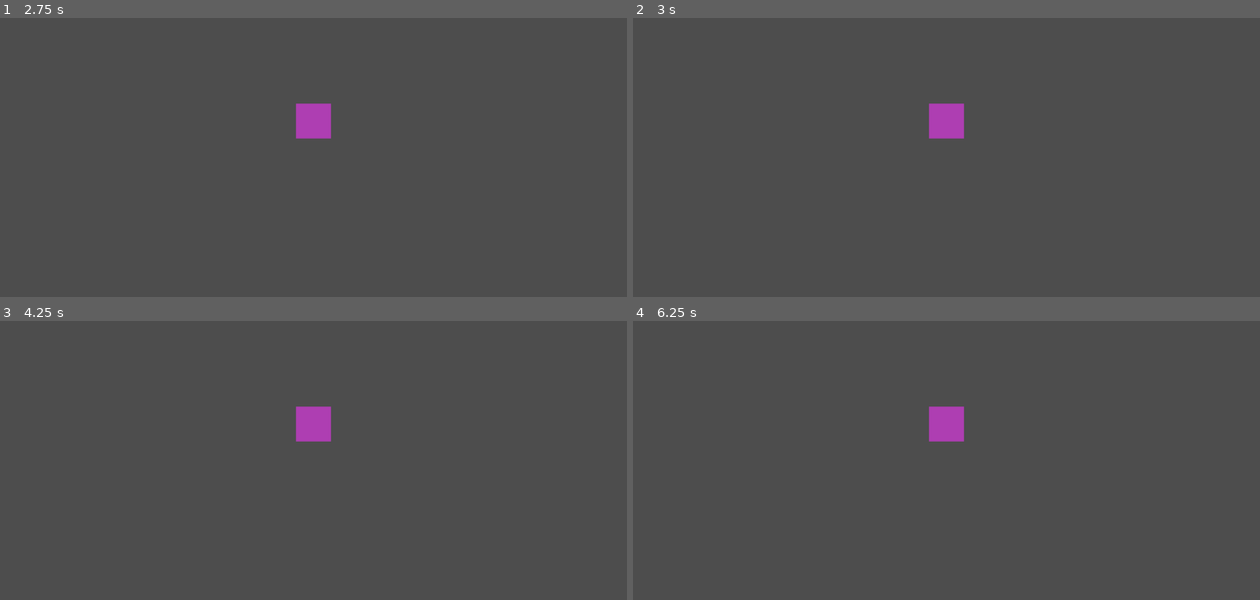
Above: before the commit, frames 1-4 (two rows, left to right).
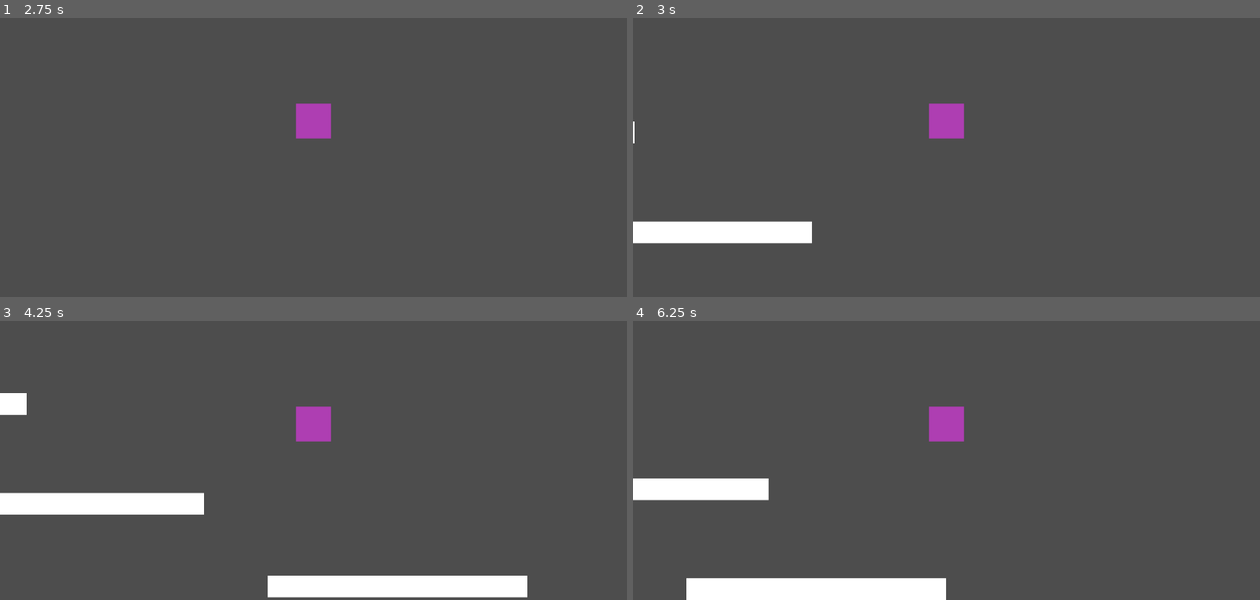
Above: after the commit, the same moments.

Repository: icvara/IMPROGAMEJAM
Game: Godot game, scene res://World/world.tscn
Same seed, same stepped clock (60 frames per second), same inputs: the game is played once before the commit and once after it.
Inputs:
- Up to frame 1 (2.75 s): hold D (right) 0.53-2.03 s; tap Space (jump) at 0.6, 0.77, 1.07, 1.35, 1.52, 1.82, 2.1 s; tap Enter at 2 s; hold A (left) from 2.03 s (still down)
- Up to frame 2 (3 s): tap R (restart, bound only after the commit) at 2.75 s; release A (left) at 2.78 s; hold D (right) from 2.78 s (still down); tap Space (jump) at 2.85 s
- Up to frame 3 (4.25 s): keep holding D (right); tap Space (jump) at 3.02, 3.32, 3.6, 3.77, 4.07 s; tap R (restart, bound only after the commit) at 4.15 s
- Up to frame 4 (6.25 s): release D (right) at 4.28 s; hold A (left) 4.28-5.03 s; tap Space (jump) at 4.35, 4.52, 4.82, 5.1, 5.85, 6.02 s; hold D (right) 5.03-5.78 s; tap R (restart, bound only after the commit) at 5.75 s; hold A (left) from 5.78 s (still down)

Frame 1 is identical in both runs. In frame 2, 2.3% of the frame differs, in the area x 0-29%, y 37-81%; in frame 3, 6.2%, in the area x 0-85%, y 25-100%; in frame 4, 5.0%.

Commit message:
death block start

Diff:
--- a/impro_gamejam/Player/player.gd
+++ b/impro_gamejam/Player/player.gd
@@ -7,7 +7,9 @@
 @export var GRAVITY = 9.8 * 100
 
 
-
+func _input(event):
+	if event.is_action_pressed("restart"):
+		get_tree().reload_current_scene()
 
 func _physics_process(delta: float) -> void:
 	var input_direction = Input.get_axis("left", "right")
--- a/impro_gamejam/Player/player.tscn
+++ b/impro_gamejam/Player/player.tscn
@@ -19,3 +19,16 @@
 shape = SubResource("RectangleShape2D_4ntmi")
 
 [node name="Camera2D" type="Camera2D" parent="."]
+
+[node name="Debugmsg" type="Label" parent="."]
+anchors_preset = 8
+anchor_left = 0.5
+anchor_top = 0.5
+anchor_right = 0.5
+anchor_bottom = 0.5
+offset_left = -15.0
+offset_top = -82.0
+offset_right = 25.0
+offset_bottom = -59.0
+grow_horizontal = 2
+grow_vertical = 2
--- /dev/null
+++ b/impro_gamejam/World/death_zone.gd
@@ -0,0 +1,11 @@
+extends StaticBody2D
+
+
+
+func action(player):
+	player.get_node("Debugmsg").text = "Dead. R to restart"
+
+
+func _on_area_2d_body_entered(body: Node2D) -> void:
+	if body.name == "Player":
+		action(body)
--- /dev/null
+++ b/impro_gamejam/World/death_zone.tscn
@@ -0,0 +1,31 @@
+[gd_scene load_steps=4 format=3 uid="uid://b5uytwfbdkqeg"]
+
+[ext_resource type="Script" uid="uid://dqsmehdgwxino" path="res://World/death_zone.gd" id="1_jfo1o"]
+
+[sub_resource type="RectangleShape2D" id="RectangleShape2D_wb0lf"]
+size = Vector2(1151, 112)
+
+[sub_resource type="RectangleShape2D" id="RectangleShape2D_jfo1o"]
+size = Vector2(1171, 146)
+
+[node name="DeathZone" type="StaticBody2D"]
+script = ExtResource("1_jfo1o")
+
+[node name="ColorRect" type="ColorRect" parent="."]
+offset_left = 1.0
+offset_top = 2.0
+offset_right = 1149.0
+offset_bottom = 116.0
+color = Color(0.952512, 0.455393, 0.339555, 1)
+
+[node name="CollisionShape2D" type="CollisionShape2D" parent="."]
+position = Vector2(574, 59)
+shape = SubResource("RectangleShape2D_wb0lf")
+
+[node name="Area2D" type="Area2D" parent="."]
+
+[node name="CollisionShape2D" type="CollisionShape2D" parent="Area2D"]
+position = Vector2(575.5, 63)
+shape = SubResource("RectangleShape2D_jfo1o")
+
+[connection signal="body_entered" from="Area2D" to="." method="_on_area_2d_body_entered"]
--- a/impro_gamejam/World/world.tscn
+++ b/impro_gamejam/World/world.tscn
@@ -1,5 +1,6 @@
-[gd_scene load_steps=3 format=3 uid="uid://dcuwimpcjmvfl"]
+[gd_scene load_steps=4 format=3 uid="uid://dcuwimpcjmvfl"]
 
+[ext_resource type="PackedScene" uid="uid://b5uytwfbdkqeg" path="res://World/death_zone.tscn" id="1_8a836"]
 [ext_resource type="PackedScene" uid="uid://dsgx2u2duawvl" path="res://Player/player.tscn" id="1_62w18"]
 
 [sub_resource type="RectangleShape2D" id="RectangleShape2D_8a836"]
@@ -71,8 +72,9 @@
 position = Vector2(238.5, 549)
 shape = SubResource("RectangleShape2D_8a836")
 
+[node name="DeathZone" parent="." instance=ExtResource("1_8a836")]
+position = Vector2(-1758, 674)
+scale = Vector2(4, 1)
+
 [node name="Player" parent="." instance=ExtResource("1_62w18")]
 position = Vector2(446, 152)
-speed = 400
-jump_speed = 500
-GRAVITY = 980.0
--- a/impro_gamejam/project.godot
+++ b/impro_gamejam/project.godot
@@ -37,6 +37,11 @@
 "events": [Object(InputEventKey,"resource_local_to_scene":false,"resource_name":"","device":-1,"window_id":0,"alt_press …(192 unchanged characters)…
 ]
 }
+restart={
+"deadzone": 0.2,
+"events": [Object(InputEventKey,"resource_local_to_scene":false,"resource_name":"","device":-1,"window_id":0,"alt_pressed":false,"shift_pressed":false,"ctrl_pressed":false,"meta_pressed":false,"pressed":false,"keycode":0,"physical_keycode":82,"key_label":0,"unicode":114,"location":0,"echo":false,"script":null)
+]
+}
 
 [rendering]
 
Not shown, added: impro_gamejam/World/death_zone.gd.uid
